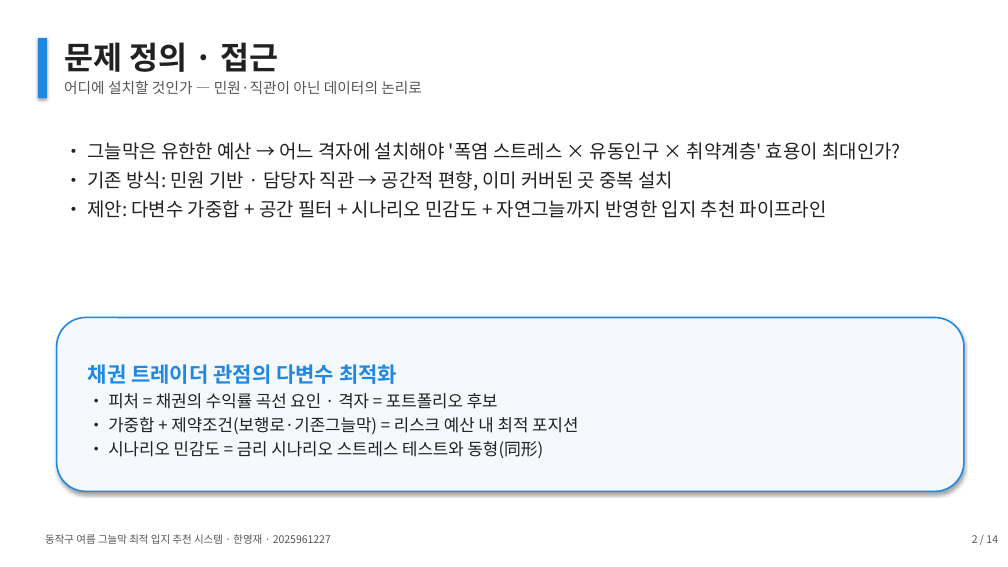
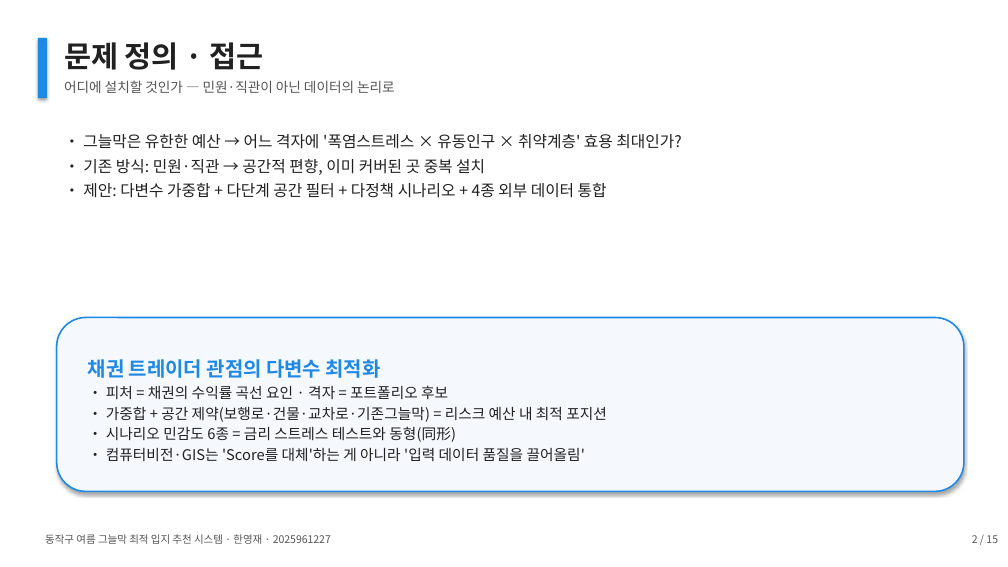
Before and after one commit to thgtot92/project_1, a slide deck: slide 2 of presentation/동작구_그늘막_최종발표.pptx. Drawn at 1008x567 pixels with LibreOffice and Linux fonts; fonts in the diff are those of the drawing. Boxes give left, top, right and bottom in pixels: in the first picture for what was removed or moved away, otherwise in the second. Text is boxed around its words. In the diff, an @@ line names an element or a change of style, - is before the commit and + after.

```diff
--- a/presentation/동작구_그늘막_최종발표.pptx
+++ b/presentation/동작구_그늘막_최종발표.pptx
@@ text "문제 정의 · 접근" at (x1=64, y1=42, x2=264, y2=70): size 30 to 28 pt @@
@@ text "어디에 설치할 것인가 — 민원·직관이 ..." at (x1=64, y1=80, x2=395, y2=93): size 14 to 13 pt @@
@@ text at (x1=83, y1=134, x2=681, y2=198): text changed; size 18 to 15 pt @@
-• 그늘막은 유한한 예산 → 어느 격자에 설치해야 '폭염 스트레스 × 유동인구 × 취약계층' 효용이 최대인가?
-• 기존 방식: 민원 기반 · 담당자 직관 → 공간적 편향, 이미 커버된 곳 중복 설치
-• 제안: 다변수 가중합 + 공간 필터 + 시나리오 민감도 + 자연그늘까지 반영한 입지 추천 파이프라인
+• 그늘막은 유한한 예산 → 어느 격자에 '폭염스트레스 × 유동인구 × 취약계층' 효용 최대인가?
+• 기존 방식: 민원·직관 → 공간적 편향, 이미 커버된 곳 중복 설치
+• 제안: 다변수 가중합 + 다단계 공간 필터 + 다정책 시나리오 + 4종 외부 데이터 통합
@@ text in rounded rectangle at (x1=88, y1=359, x2=448, y2=399): size 20 to 19 pt in "채권 트레이더 관점의 다변수 최적화"; size 16 to 14 pt in "• 피처 = 채권의 수익률 곡선 요인 ..."; less space between paragraphs @@
@@ text in rounded rectangle at (x1=106, y1=406, x2=607, y2=461): text changed; size 16 to 14 pt @@
-• 가중합 + 제약조건(보행로·기존그늘막) = 리스크 예산 내 최적 포지션
-• 시나리오 민감도 = 금리 시나리오 스트레스 테스트와 동형(同形)
+• 가중합 + 공간 제약(보행로·건물·교차로·기존그늘막) = 리스크 예산 내 최적 포지션
+• 시나리오 민감도 6종 = 금리 스트레스 테스트와 동형(同形)
+• 컴퓨터비전·GIS는 'Score를 대체'하는 게 아니라 '입력 데이터 품질을 끌어올림'
@@ text at (x1=972, y1=535, x2=998, y2=543): text changed @@
-2 / 14
+2 / 15
```
Also in this commit, not shown: 11 other slides changed, 3 slides added, 2 slides removed, 4 other files.
